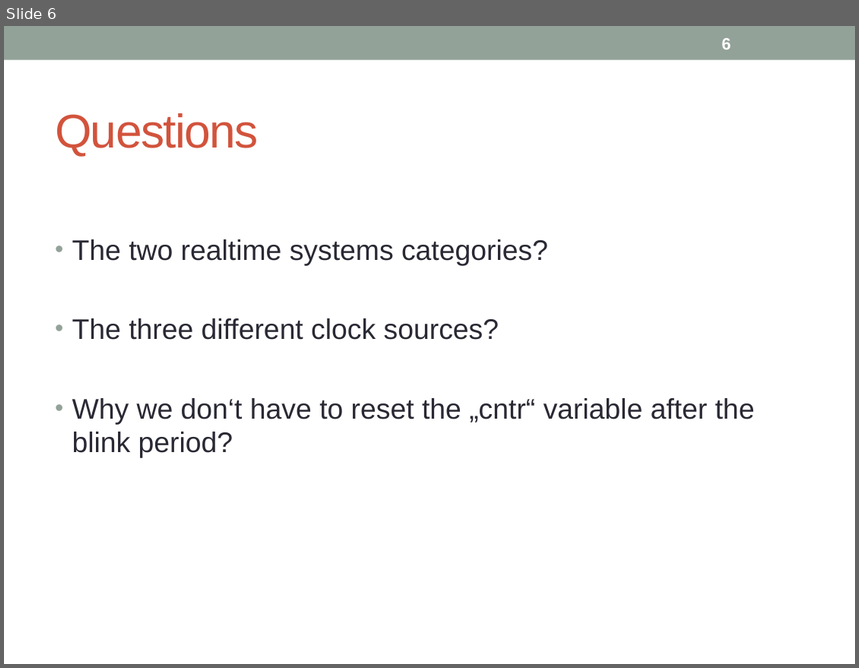
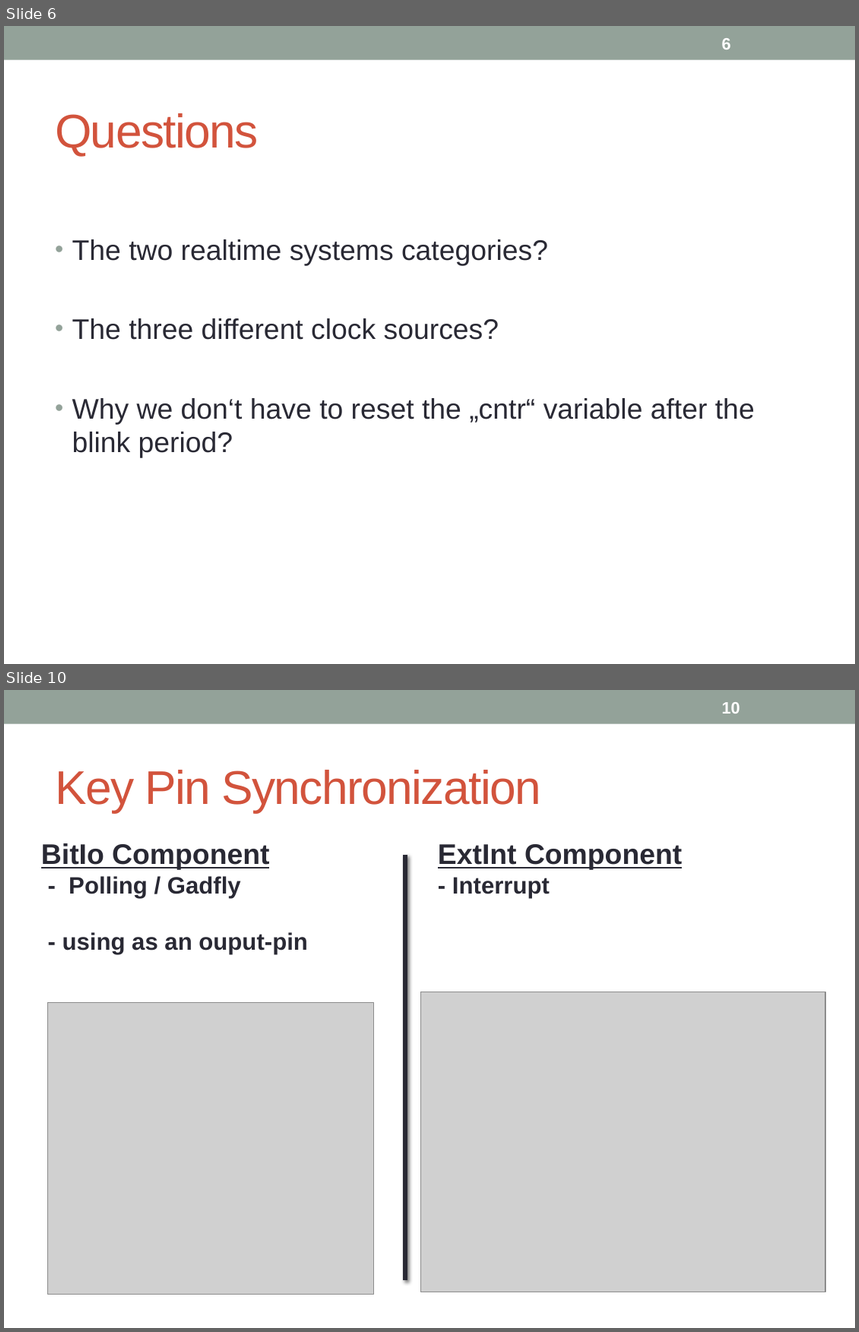
Before and after one commit to FlorianOechslin/Dicke-Controller-Kartoffelsalat, a slide deck: SW04_Monday.pptx. Shown one above the other, each under a label of ours: slide 6 before the commit, slides 6 and 10 after it; the slides between them are not shown. The pictures are 859x668 and 859x1332 pixels, drawn with LibreOffice and Linux fonts; fonts in the diff are those of the drawing; grey boxes stand for pictures. Boxes give left, top, right and bottom in pixels: in the first picture for what was removed or moved away, otherwise in the second. Text is boxed around its words. In the diff, an @@ line names an element or a change of style, - is before the commit and + after.

```diff
--- a/SW04_Monday.pptx
+++ b/SW04_Monday.pptx
@@ slide 10 added at <box>4,690,855,1328</box>, background #FFFFFF; not listed: 1 template element that a slide beside it also shows @@
@@ page number added at <box>722,702,740,714</box>, 14 pt, text #FFFFFF, bold @@
+10
@@ title added at <box>55,770,541,813</box>, 40 pt, text #D2533C @@
+Key Pin Synchronization
@@ text added at <box>41,844,307,955</box>, 20 pt, text #292934, bold @@
+BitIo Component
+- Polling / Gadfly
+- using as an ouput-pin
@@ text added at <box>438,844,682,898</box>, 24 pt, text #292934, bold, underline @@
+ExtInt Component
+- Interrupt
@@ line added from (405, 1281) to (405, 855), #292934 3.5 pt @@
@@ picture added at <box>47,1002,373,1294</box> @@
@@ picture added at <box>421,992,826,1293</box> @@
```
Also in this commit, not shown: 3 slides changed, 3 other slides added, 2 slides removed.
